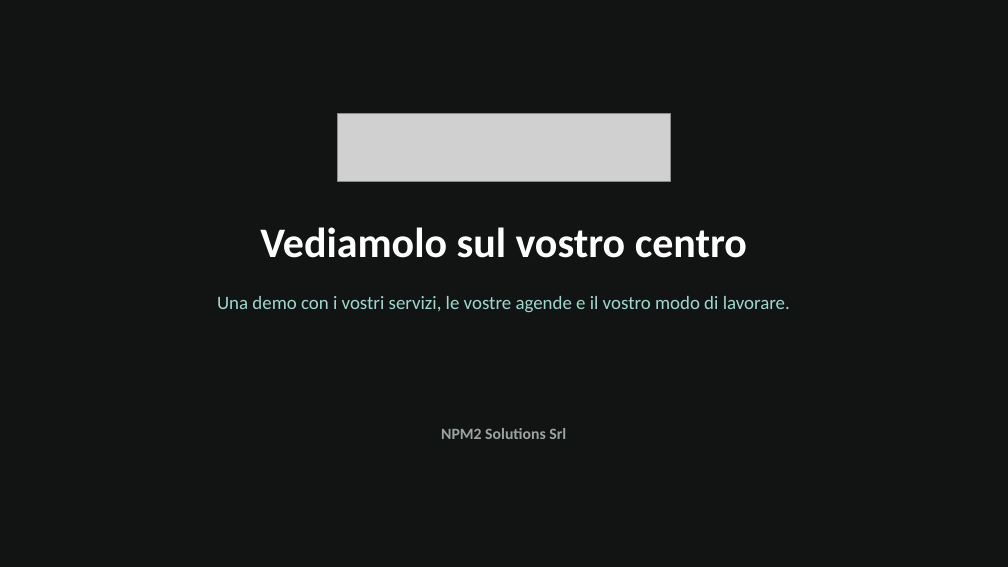
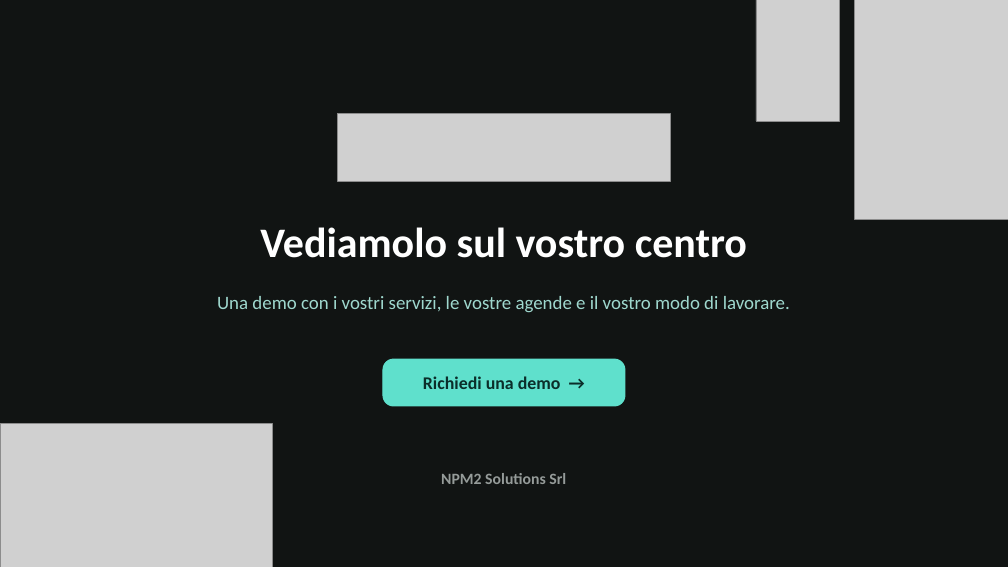
Before and after one commit to Npm2-Solutions/crm-mm, a slide deck: slide 18 of brand/presentazione/DottorCloud.pptx. Drawn at 1008x567 pixels with LibreOffice and Linux fonts; fonts in the diff are those of the drawing; grey boxes stand for pictures. Boxes give left, top, right and bottom in pixels: in the first picture for what was removed or moved away, otherwise in the second. Text is boxed around its words. In the diff, an @@ line names an element or a change of style, - is before the commit and + after.

```diff
--- a/brand/presentazione/DottorCloud.pptx
+++ b/brand/presentazione/DottorCloud.pptx
@@ picture added at [756, 0, 839, 121] @@
@@ picture added at [854, 0, 1008, 219] @@
@@ rounded rectangle added at [383, 359, 625, 406], fill #5FE0CC, outline #5FE0CC 1 pt @@
@@ text added at [423, 376, 561, 389], 17 pt, text #0B2E2A, bold @@
+Richiedi una demo →
@@ picture added at [0, 423, 272, 567] @@
@@ text "NPM2 Solutions Srl": place and size @@
-text "NPM2 Solutions Srl" at [441, 428, 566, 439]
+text "NPM2 Solutions Srl" at [441, 473, 566, 484]
@@ text "NPM2 Solutions Srl" at [441, 473, 566, 484]: text colour #9AA5A3 to #959B99 @@
```
Also in this commit, not shown: 17 other slides changed, 26 other files.
